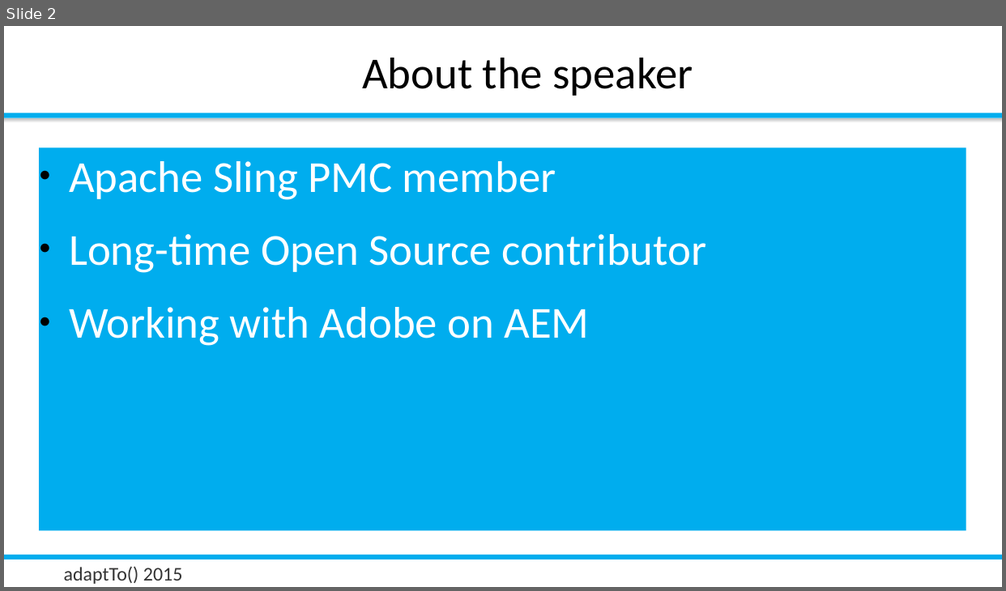
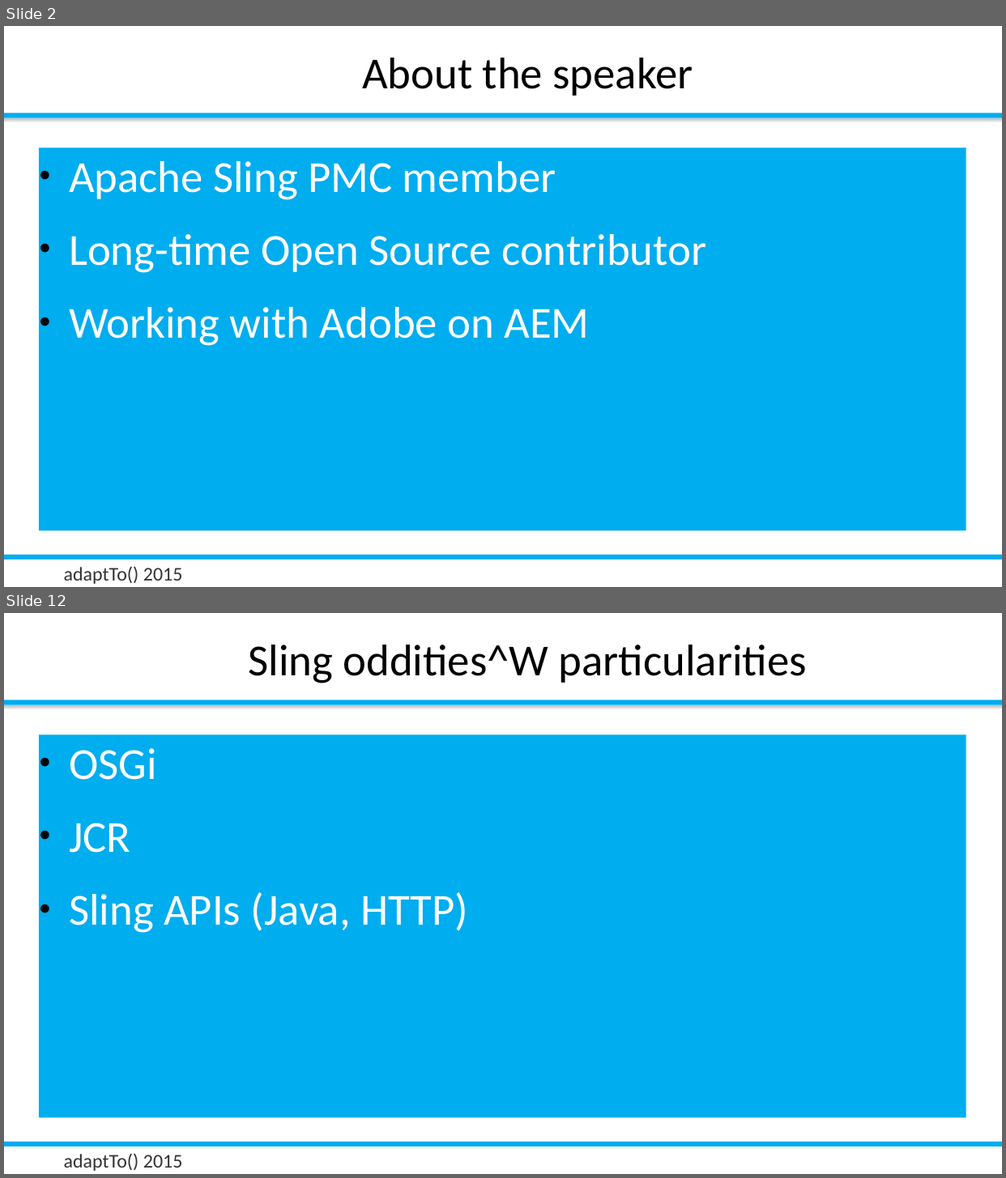
Before and after one commit to rombert/talks, a slide deck: adaptTo2015/How_Do_I_Test_My_Sling_Application-Robert_Munteanu.odp. Shown one above the other, each under a label of ours: slide 2 before the commit, slides 2 and 12 after it; the slides between them are not shown. The pictures are 1006x591 and 1006x1178 pixels, drawn with LibreOffice and Linux fonts; fonts in the diff are those of the drawing; background and template pictures are left out. Boxes give left, top, right and bottom in pixels: in the first picture for what was removed or moved away, otherwise in the second. Text is boxed around its words. In the diff, an @@ line names an element or a change of style, - is before the commit and + after.

```diff
--- a/adaptTo2015/How_Do_I_Test_My_Sling_Application-Robert_Munteanu.odp
+++ b/adaptTo2015/How_Do_I_Test_My_Sling_Application-Robert_Munteanu.odp
@@ slide 12 added at box(4, 613, 1002, 1174), background #FFFFFF; not listed: 4 template elements that a slide beside it also shows @@
@@ title added at box(248, 645, 807, 683), 32 pt, text #000000 @@
+Sling oddities^W particularities
@@ text added at box(39, 735, 966, 1118), fill #00ADEE, 32 pt, text #FFFFFF @@
+● OSGi
+● JCR
+● Sling APIs (Java, HTTP)
```
Also in this commit, not shown: 1 slide changed, 18 other slides added, 2 slides removed, 10 other files.
